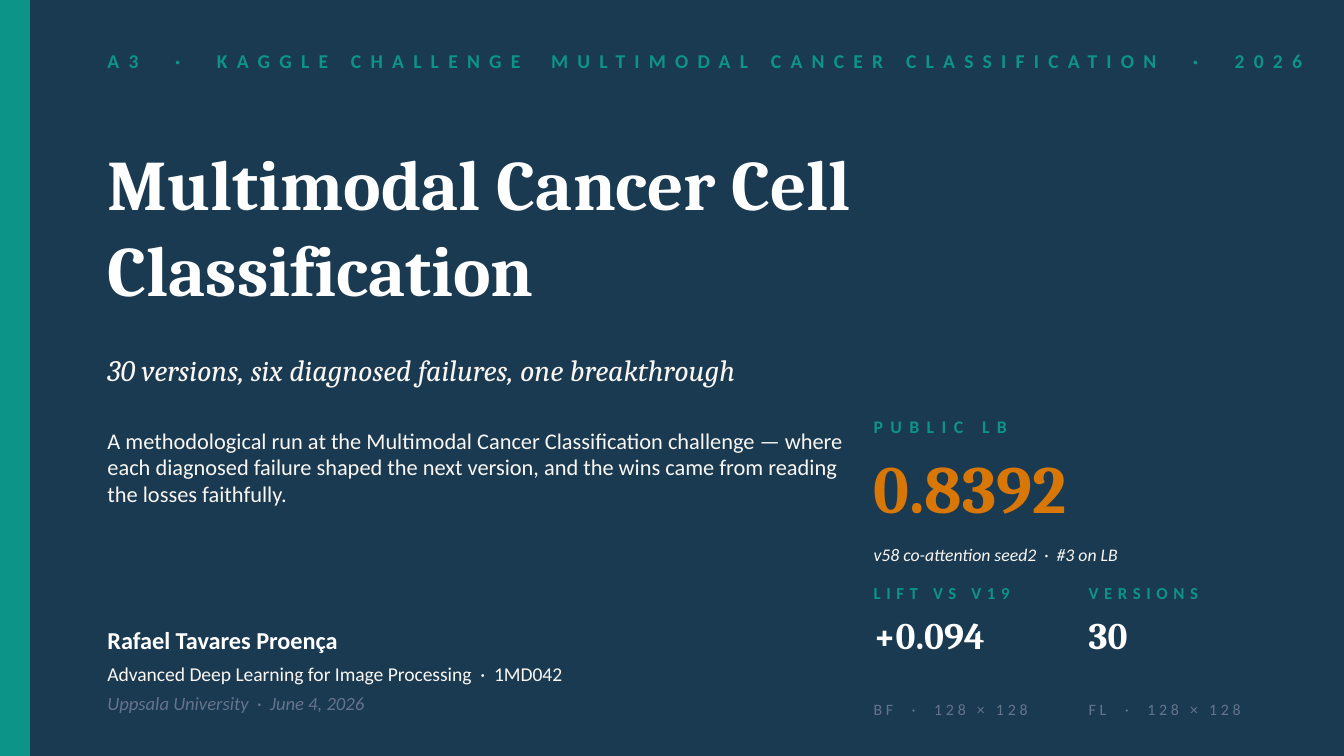
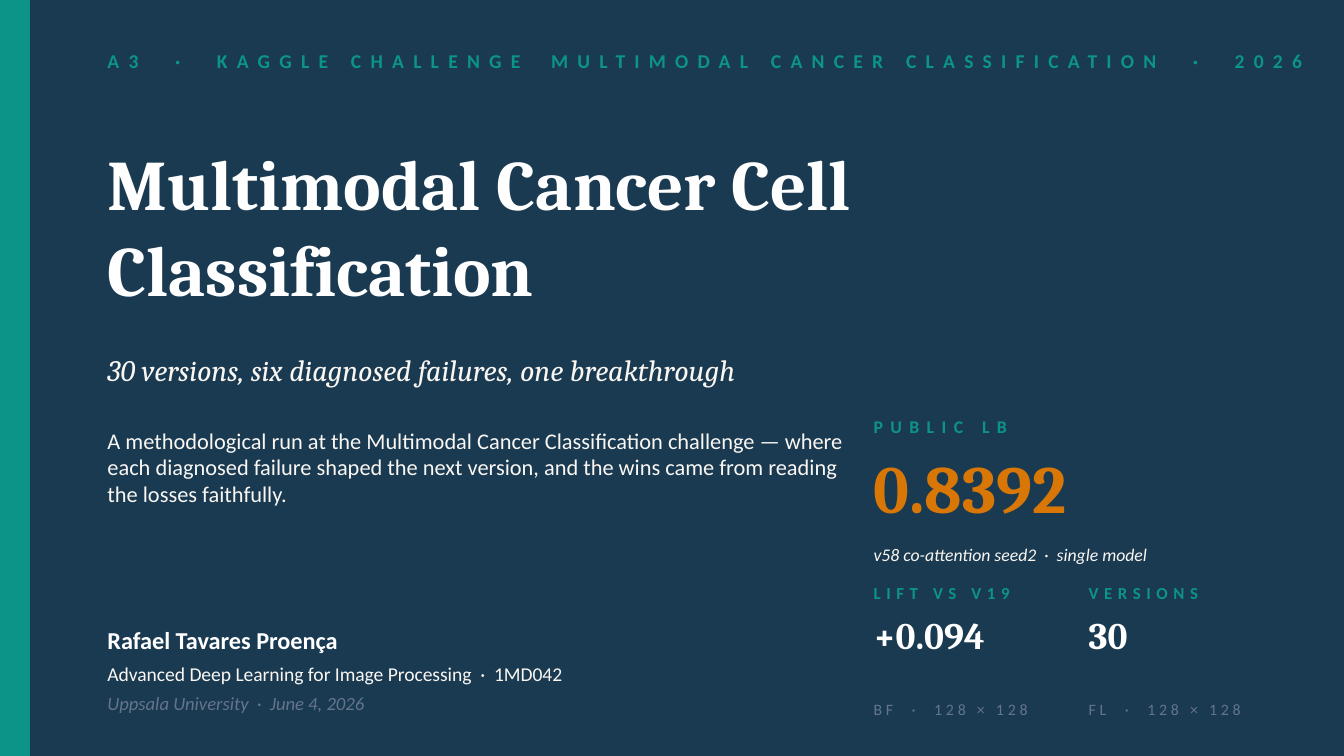
Before and after one commit to rafallex/multimodal-microscopy-distillation, a slide deck: slide 1 of presentation/A3_cancer_challenge.pptx. Drawn at 1344x756 pixels with LibreOffice and Linux fonts; fonts in the diff are those of the drawing. Boxes give left, top, right and bottom in pixels: in the first picture for what was removed or moved away, otherwise in the second. Text is boxed around its words. In the diff, an @@ line names an element or a change of style, - is before the commit and + after.

```diff
--- a/presentation/A3_cancer_challenge.pptx
+++ b/presentation/A3_cancer_challenge.pptx
@@ text at [874,548,1147,564]: text changed @@
-v58 co-attention seed2 · #3 on LB
+v58 co-attention seed2 · single model
```
Also in this commit, not shown: 2 other slides changed, 7 other files.
